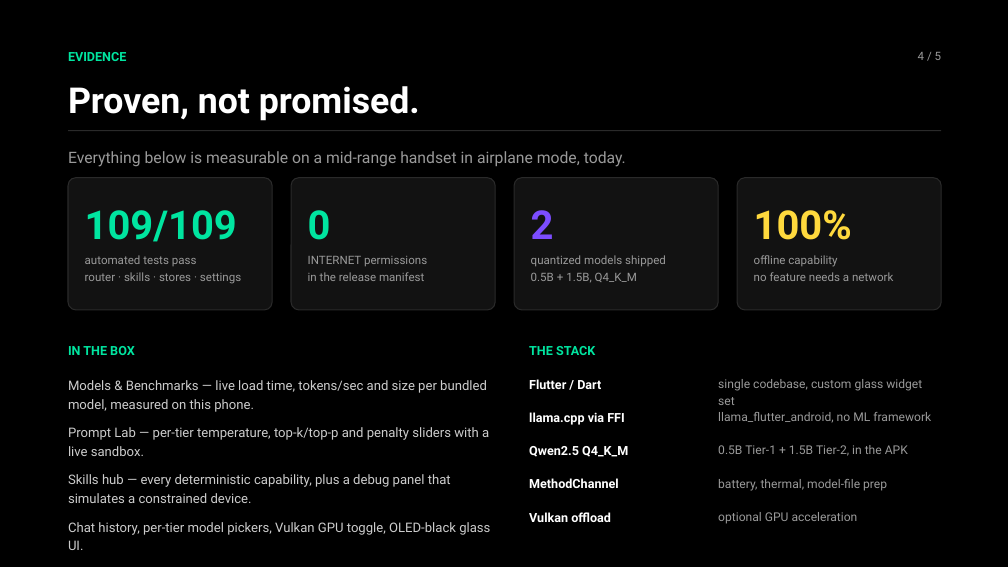
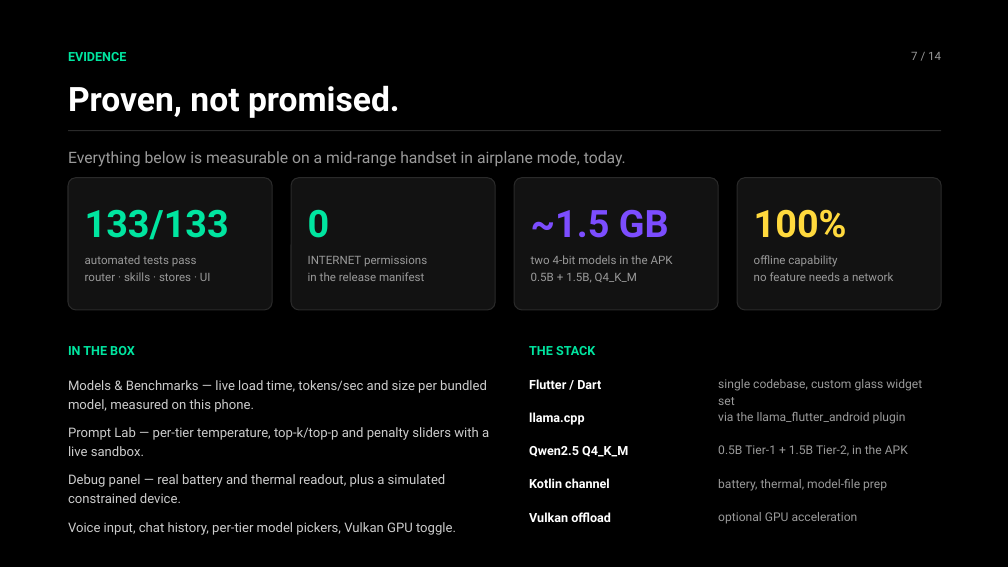
Before and after one commit to charansaiponnada/candor, a slide deck: slide 7 of docs/pitch/Candor_Pitch.pptx (slide 4 before the commit). Drawn at 1008x567 pixels with LibreOffice and Linux fonts; fonts in the diff are those of the drawing. Boxes give left, top, right and bottom in pixels: in the first picture for what was removed or moved away, otherwise in the second. Text is boxed around its words. In the diff, an @@ line names an element or a change of style, - is before the commit and + after.

Commit message:
Reliable Tier-2 routing, UI fixes, final pitch deck
- Router: multi-step questions go straight to Tier-2; hedged answers and a written conf:0 escalate; tolerant conf-tag parsing
- Chat: live stage label with timer, visible Tier-2 streaming, tool/skill results shown once, replies stay in their own thread
- App bar clears the status bar and adds Back on pushed screens; opaque sheets/dialogs; Skills grid gap fixed; no-op theme picker removed
- Android: copy bundled models off the main thread (first-launch ANR) and finalize via .part rename
- Skills: square root without "of" routes to the calculator
- Deck: market, users, competition, business model, go-to-market, team and sources slides; README screenshots and demo video

```diff
--- a/docs/pitch/Candor_Pitch.pptx
+++ b/docs/pitch/Candor_Pitch.pptx
@@ text at [911,52,941,60]: text changed @@
-4 / 5
+7 / 14
@@ text "Proven, not promised." at [68,85,400,118]: size 34 to 32 pt @@
@@ text at [85,209,229,240]: text changed; size 38 to 36 pt @@
-109/109
+133/133
@@ text "0" at [308,209,330,238]: size 38 to 36 pt @@
@@ text at [531,209,669,238]: text changed; size 38 to 36 pt @@
-2
+~1.5 GB
@@ text "100%" at [754,209,847,238]: size 38 to 36 pt @@
@@ text at [85,255,211,281]: text changed @@
-automated tests pass
-router · skills · stores · settings
+automated tests pass
+router · skills · stores · UI
@@ text at [531,255,673,282]: text changed @@
-quantized models shipped
-0.5B + 1.5B, Q4_K_M
+two 4-bit models in the APK
+0.5B + 1.5B, Q4_K_M
@@ text at [529,412,584,425]: text changed @@
-llama.cpp via FFI
+llama.cpp
@@ text at [718,412,906,424]: text changed @@
-llama_flutter_android, no ML framework
+via the llama_flutter_android plugin
@@ text at [68,474,456,535]: text changed @@
-Skills hub — every deterministic capability, plus a debug panel that simulates a constrained device.
-Chat history, per-tier model pickers, Vulkan GPU toggle, OLED-black glass UI.
+Debug panel — real battery and thermal readout, plus a simulated constrained device.
+Voice input, chat history, per-tier model pickers, Vulkan GPU toggle.
@@ text at [529,478,610,488]: text changed @@
-MethodChannel
+Kotlin channel
```
Also in this commit, not shown: 3 other slides changed, 10 slides added, 1 slide removed, 31 other files.
